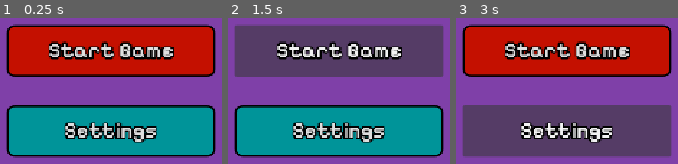
Above: before the commit, frames 1-3 (left to right).
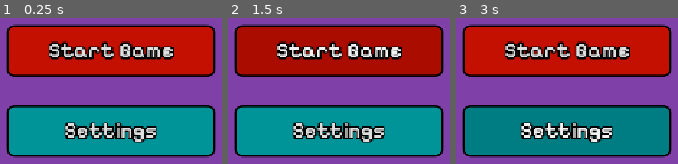
Above: after the commit, the same moments.

Repository: ArauvGit/congressional-app-challenge---superposition-sprint
Game: Godot game, scene res://Scenes/main_menu.tscn
Two runs of this game, one before a commit and one after it. Both use one fixed random seed, a clock stepped at 60 frames per second and the inputs below. The project has no main scene, so this scene is started directly.
Inputs:
- Up to frame 1 (0.25 s): no input
- Up to frame 2 (1.5 s): click "Start Game" at 0.5 s; click "Start Game" at 1.25 s
- Up to frame 3 (3 s): click "Start Game" at 2 s; click "Settings" at 2.75 s

The runs differ from the first frame. In frame 2, 30% of the frame differs, in the area x 2-98%, y 4-41%; in frame 3, 31%, in the area x 2-98%, y 59-96%.

Commit message:
Button
Added hover and pressed animations for buttons
Also deleted a sprite sheet in scripts fokder

Diff:
--- a/Scenes/main_menu.tscn
+++ b/Scenes/main_menu.tscn
@@ -3,7 +3,31 @@
 [ext_resource type="FontFile" uid="uid://c8xiw3x7i7fmd" path="res://UI/PixelifySans-SemiBold.ttf" id="1_06t4h"]
 
 [sub_resource type="StyleBoxFlat" id="StyleBoxFlat_sdnvj"]
-bg_color = Color(0.77, 0.06416665, 0, 1)
+bg_color = Color(0.76862746, 0.0627451, 0, 1)
+border_width_left = 3
+border_width_top = 3
+border_width_right = 3
+border_width_bottom = 3
+border_color = Color(0, 0, 0, 1)
+corner_radius_top_left = 10
+corner_radius_top_right = 10
+corner_radius_bottom_right = 10
+corner_radius_bottom_left = 10
+
+[sub_resource type="StyleBoxFlat" id="StyleBoxFlat_8pvmw"]
+bg_color = Color(0.4918368, 0.024409618, 4.813075e-08, 1)
+border_width_left = 3
+border_width_top = 3
+border_width_right = 3
+border_width_bottom = 3
+border_color = Color(0, 0, 0, 1)
+corner_radius_top_left = 10
+corner_radius_top_right = 10
+corner_radius_bottom_right = 10
+corner_radius_bottom_left = 10
+
+[sub_resource type="StyleBoxFlat" id="StyleBoxFlat_vnucn"]
+bg_color = Color(0.6679866, 0.048357315, 0, 1)
 border_width_left = 3
 border_width_top = 3
 border_width_right = 3
@@ -15,7 +39,31 @@
 corner_radius_bottom_left = 10
 
 [sub_resource type="StyleBoxFlat" id="StyleBoxFlat_b68tq"]
-bg_color = Color(0, 0.58000004, 0.6, 1)
+bg_color = Color(0, 0.5803922, 0.6, 1)
+border_width_left = 3
+border_width_top = 3
+border_width_right = 3
+border_width_bottom = 3
+border_color = Color(0, 0, 0, 1)
+corner_radius_top_left = 10
+corner_radius_top_right = 10
+corner_radius_bottom_right = 10
+corner_radius_bottom_left = 10
+
+[sub_resource type="StyleBoxFlat" id="StyleBoxFlat_28flt"]
+bg_color = Color(1.8049031e-06, 0.39510083, 0.4089907, 1)
+border_width_left = 3
+border_width_top = 3
+border_width_right = 3
+border_width_bottom = 3
+border_color = Color(0, 0, 0, 1)
+corner_radius_top_left = 10
+corner_radius_top_right = 10
+corner_radius_bottom_right = 10
+corner_radius_bottom_left = 10
+
+[sub_resource type="StyleBoxFlat" id="StyleBoxFlat_48xlc"]
+bg_color = Color(2.4546682e-06, 0.49135262, 0.5082128, 1)
 border_width_left = 3
 border_width_top = 3
 border_width_right = 3
@@ -80,6 +128,8 @@
 theme_override_fonts/font = ExtResource("1_06t4h")
 theme_override_font_sizes/font_size = 30
 theme_override_styles/normal = SubResource("StyleBoxFlat_sdnvj")
+theme_override_styles/pressed = SubResource("StyleBoxFlat_8pvmw")
+theme_override_styles/hover = SubResource("StyleBoxFlat_vnucn")
 text = "Start Game
 "
 metadata/_edit_use_anchors_ = true
@@ -93,5 +143,7 @@
 theme_override_fonts/font = ExtResource("1_06t4h")
 theme_override_font_sizes/font_size = 30
 theme_override_styles/normal = SubResource("StyleBoxFlat_b68tq")
+theme_override_styles/pressed = SubResource("StyleBoxFlat_28flt")
+theme_override_styles/hover = SubResource("StyleBoxFlat_48xlc")
 text = "Settings"
 metadata/_edit_use_anchors_ = true
--- a/Scenes/root.tscn
+++ b/Scenes/root.tscn
@@ -1,3 +1,11 @@
 [gd_scene format=3 uid="uid://daid2lb4calt8"]
 
+[ext_resource type="PackedScene" uid="uid://be1qjt71ldvgv" path="res://Scenes/main_menu.tscn" id="1_i04dx"]
+
 [node name="Root" type="Node2D" unique_id=1485086795]
+
+[node name="Main Menu" parent="." unique_id=338399537 instance=ExtResource("1_i04dx")]
+offset_left = 574.0
+offset_top = 323.0
+offset_right = 574.0
+offset_bottom = 323.0
Not shown, removed: Scripts/Robot walk-Sheet.png.import
Not shown: 1 places in root.tscn that only renumber resources
